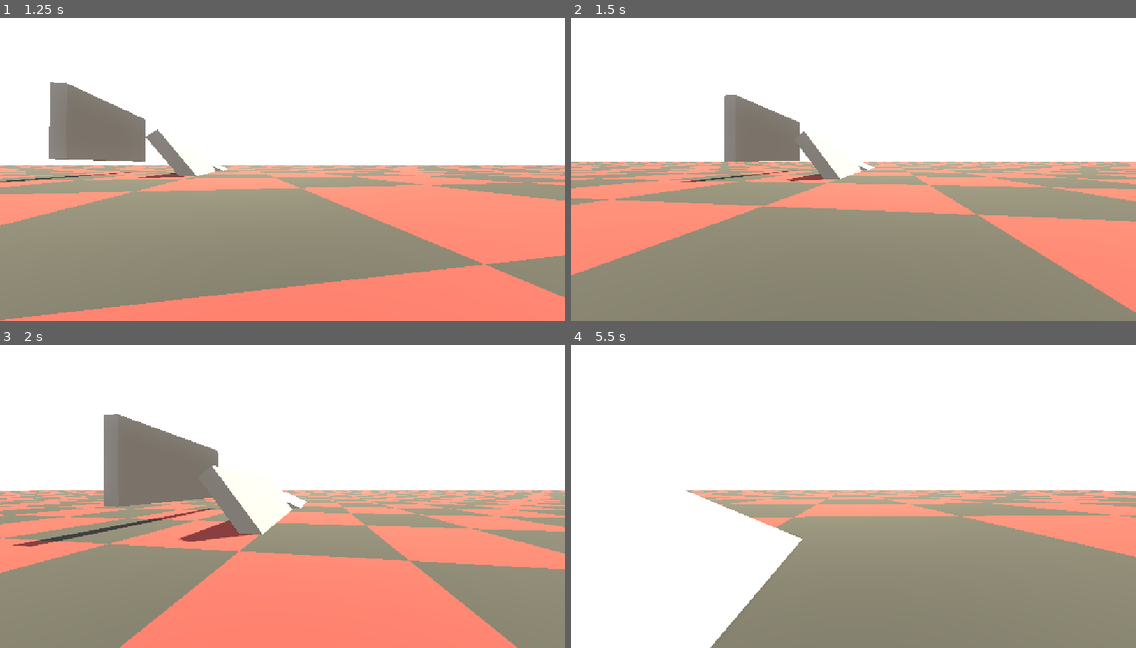
Above: before the commit, frames 1-4 (two rows, left to right).
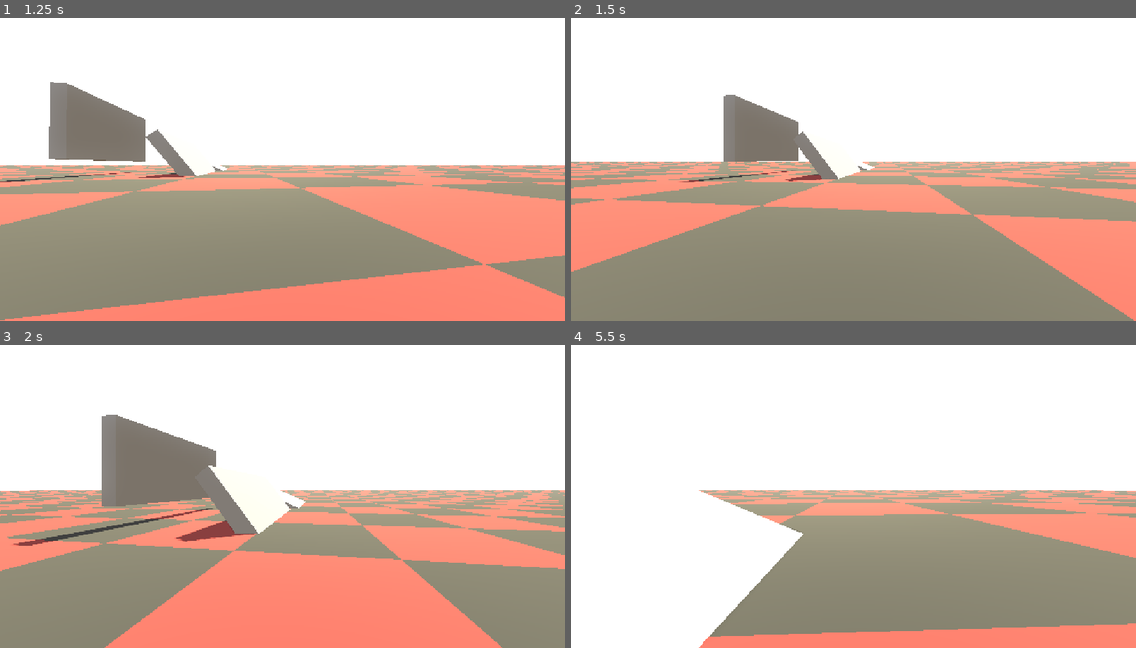
Above: after the commit, the same moments.

Repository: sacul2345/StarFreighter
Game: Godot game, scene res://Game/node_3d.tscn
Same seed, same stepped clock (60 frames per second), same inputs: the game is played once before the commit and once after it.
Inputs (mouse positions are in pixels of both pictures, inside the frame that each line leads up to):
- Up to frame 1 (1.25 s): move the mouse to (310, 160) at 0.52 s; hold W (forward) from 0.53 s (still down); hold Ctrl (crouch) from 0.53 s (still down); tap Space (jump) at 0.77 s
- Up to frame 2 (1.5 s): keep holding W (forward); move the mouse to (825, 163) at 1.27 s; release Ctrl (crouch) at 1.28 s; tap Ctrl (crouch) at 1.35 s
- Up to frame 3 (2 s): keep holding W (forward); tap Space (jump) at 1.52 s
- Up to frame 4 (5.5 s): keep holding W (forward); move the mouse to (864, 484) at 2.02 s; hold Ctrl (crouch) 2.03-2.78 s; move the mouse to (847, 493) at 2.77 s; tap Ctrl (crouch) at 2.85, 4.35 s; tap Space (jump) at 3.02, 3.77, 4.52 s; move the mouse to (893, 493) at 3.52 s; hold Ctrl (crouch) 3.53-4.28 s; move the mouse to (808, 484) at 4.27 s; move the mouse to (859, 490) at 5.02 s; hold Ctrl (crouch) from 5.03 s (still down)

Frame 1 is identical in both runs. In frame 2, 1.3% of the frame differs, in the area x 0-100%, y 25-100%; in frame 3, 3.0%; in frame 4, 6.1%, in the area x 20-100%, y 47-100%.

Commit message:
fixed crouch

Diff:
--- a/Game/node_3d.tscn
+++ b/Game/node_3d.tscn
@@ -122,8 +122,9 @@
 [node name="CanvasLayer" parent="Player/RigidBody3D/PlayerView" unique_id=425049810 instance=ExtResource("2_vm3q4")]
 
 [node name="ShapeCast3D" type="ShapeCast3D" parent="Player/RigidBody3D" unique_id=1498570702]
-transform = Transform3D(1, 0, 0, 0, 1, 0, 0, 0, 1, 0, 1, 0)
+transform = Transform3D(1, 0, 0, 0, 1, 0, 0, 0, 1, 0, -0.5, 0)
 shape = SubResource("SphereShape3D_0jfuq")
+target_position = Vector3(0, 0, 0)
 
 [node name="DebugMarker" type="MeshInstance3D" parent="Player/RigidBody3D" unique_id=933485232]
 transform = Transform3D(0.1, 0, 0, 0, 0.1, 0, 0, 0, 0.1, 0, 0, 0)
--- a/Game/playerMovement.gd
+++ b/Game/playerMovement.gd
@@ -21,15 +21,13 @@
 	if event is InputEventMouseMotion:
 		camera.rotation.y -= event.relative.x * SENSITIVTY
 		camera.rotation.x -= event.relative.y * SENSITIVTY
-		camera.rotation.x = clamp(camera.rotation.x, deg_to_rad(-90), deg_to_rad(90))
+		camera.rotation.x = clamp(camera.rotation.x, deg_to_rad(-89), deg_to_rad(89))
 
 func _physics_process(delta: float):
 	if onGround():
 		applyFriction(delta)
 
 	var inputVector = Input.get_vector("left","right","backward","forward")
-	#if inputVector == Vector2.ZERO:
-		#return
 
 	var forward = -camera.global_basis.z
 	forward.y = 0
@@ -47,11 +45,11 @@
 	if Input.is_action_pressed("crouch"):
 		standCollide.disabled = true
 		crouchCollide.disabled = false
-		groundCast.target_position.y = -1
+		groundCast.position.y = 0
 	else:
 		standCollide.disabled = false
 		crouchCollide.disabled = true
-		groundCast.target_position.y = -2
+		groundCast.position.y = -.5
 
 	if wish_dir != Vector3.ZERO:
 		if onGround():
@@ -59,7 +57,11 @@
 		else:
 			accelerate(wish_dir, MAX_SPEED, AIR_ACCEL, delta)
 
-	debugMarker.global_position = groundCast.get_collision_point(0)
+	if groundCast.is_colliding():
+		debugMarker.visible = true
+		debugMarker.global_position = groundCast.get_collision_point(0)
+	else:
+		debugMarker.visible = false
 
 func accelerate(wishDir: Vector3, wishSpeed: float, accel: float, delta: float):
 
